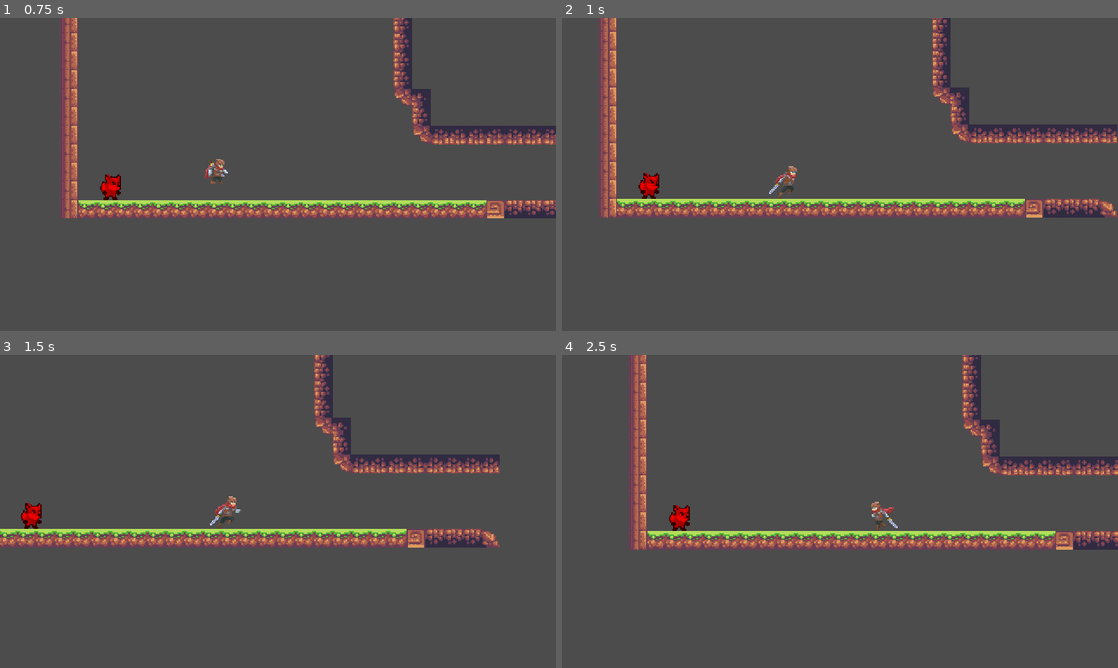
Above: before the commit, frames 1-4 (two rows, left to right).
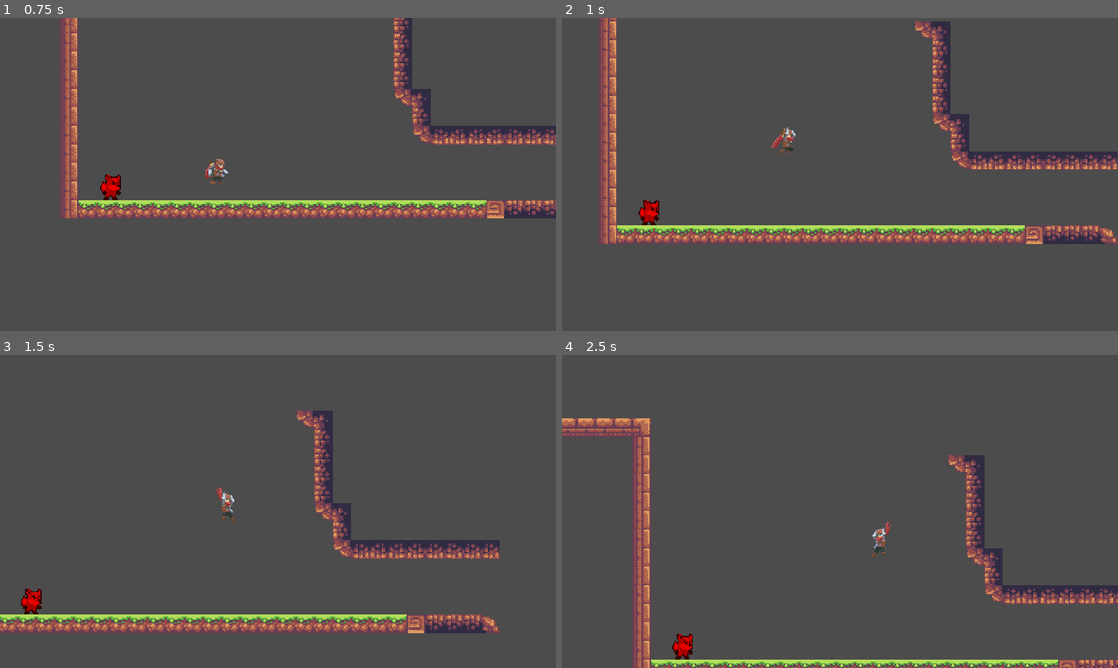
Above: after the commit, the same moments.

Repository: ihorck/godot-player-states
Game: Godot game, scene res://level/Level_teste.tscn
Same seed, same stepped clock (60 frames per second), same inputs: the game is played once before the commit and once after it.
Inputs (mouse positions are in pixels of both pictures, inside the frame that each line leads up to):
- Up to frame 1 (0.75 s): tap Enter (ui_accept) at 0.5 s; move the mouse to (400, 158) at 0.52 s; hold Right (ui_right) from 0.53 s (still down)
- Up to frame 2 (1 s): keep holding Right (ui_right); tap Enter (ui_accept) at 0.77 s
- Up to frame 3 (1.5 s): keep holding Right (ui_right); move the mouse to (166, 527) at 1.27 s
- Up to frame 4 (2.5 s): tap Enter (ui_accept) at 1.52 s; move the mouse to (895, 442) at 2.02 s; release Right (ui_right) at 2.03 s; hold Left (ui_left) from 2.03 s (still down)

Frame 1 is identical in both runs. In frame 2, 17% of the frame differs, in the area x 6-100%, y 0-73%; in frame 3, 16%; in frame 4, 17%, in the area x 0-100%, y 0-100%.

Commit message:
Extra jump now working as intended

Diff:
--- a/scenes/adventurerPlayer/AdventurePlayer.gd
+++ b/scenes/adventurerPlayer/AdventurePlayer.gd
@@ -13,7 +13,7 @@
 
 #bools
 var jumping := false
-var isJumpPrepareEnded := false
+var canExtraJump := false
 
 #constants
 const TYPE = "Player"
@@ -80,8 +80,14 @@
 	elif jumping && !is_on_floor():
 		heldJump(delta)
 
+	if canExtraJump:
+		if inputHelper.isJumpPressed() && extraJumps > 0:
+			extraJumps -= 1
+			initialJump(2)
+
 	if inputHelper.isJumpRelease():
 		jumpHeld = MAX_JUMP_HELD
+		canExtraJump = true
 		jumping = false
 
 
@@ -91,6 +97,7 @@
 
 func heldJump(delta):
 	if 0 < jumpHeld:
+		canExtraJump = false
 		jumpHeld -= 1
 		motion.y -= JUMP_SPEED / 10
 
@@ -150,6 +157,7 @@
 
 func resetJump():
 	extraJumps = maxExtraJumps
+	canExtraJump = false
 
 func reduceTimers():
 	if 0 < colddownTimer:
